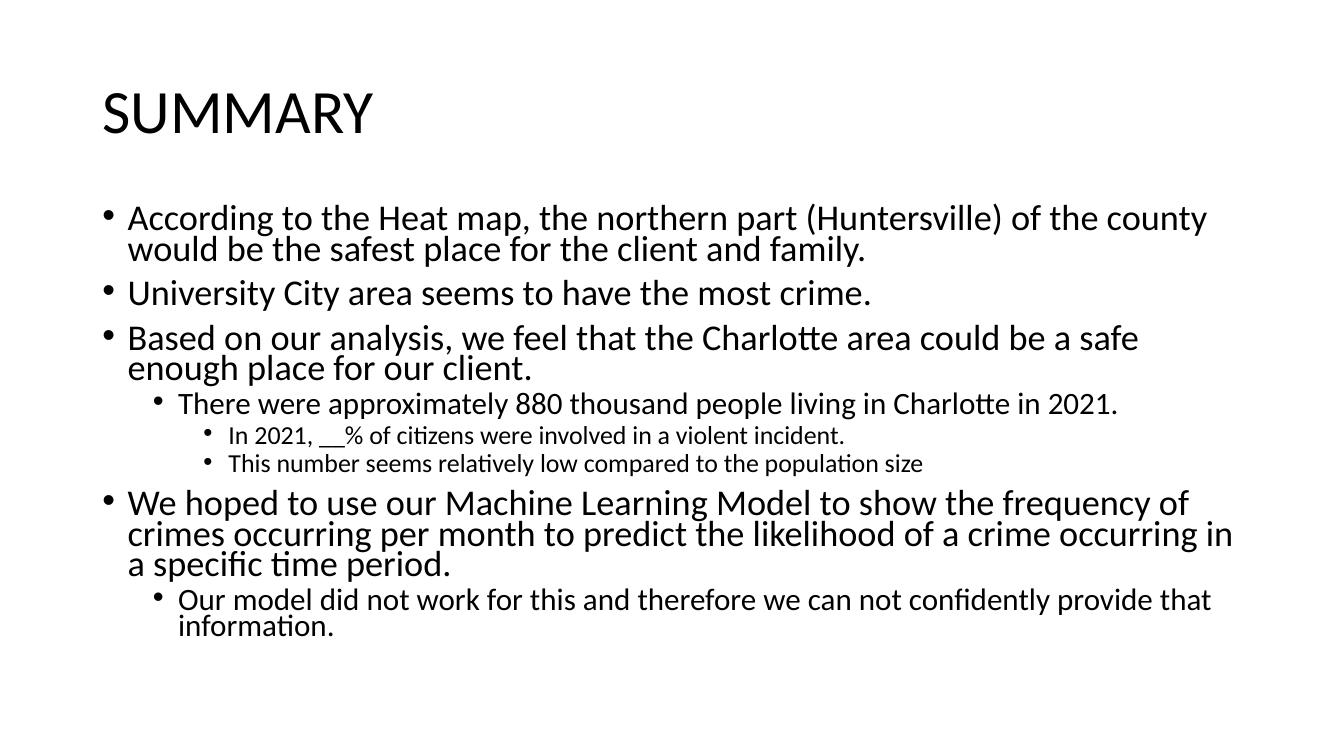
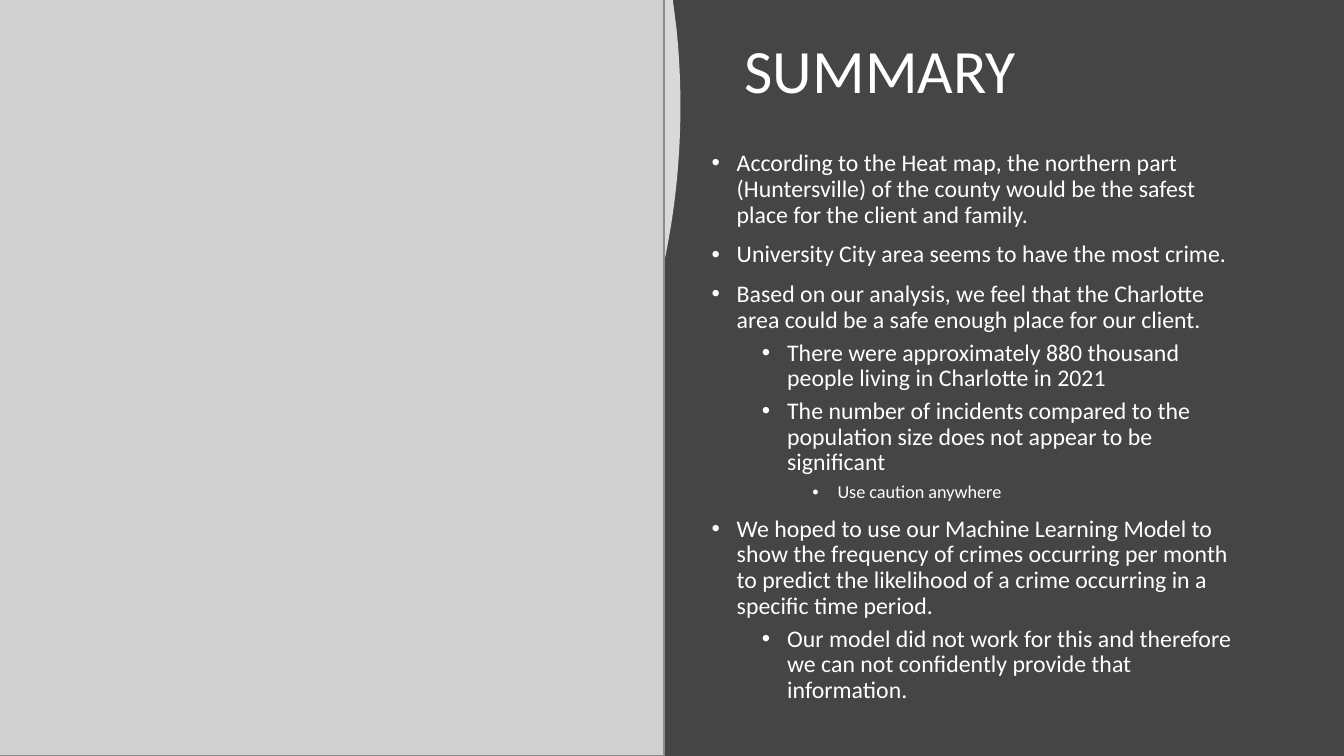
Before and after one commit to Kcav18/Final_Project, a slide deck: slide 9 of Final Presentation.pptx. Drawn at 1344x756 pixels with LibreOffice and Linux fonts; fonts in the diff are those of the drawing; grey boxes stand for pictures. Boxes give left, top, right and bottom in pixels: in the first picture for what was removed or moved away, otherwise in the second. Text is boxed around its words. In the diff, an @@ line names an element or a change of style, - is before the commit and + after.

```diff
--- a/Final Presentation.pptx
+++ b/Final Presentation.pptx
@@ background #FFFFFF to #454545 @@
@@ freeform shape added at [0,0,681,756], fill #FFFFFF at 80% opacity @@
@@ picture added at [0,0,664,756] @@
@@ title "SUMMARY": place and size @@
-title "SUMMARY" at [102,93,373,134]
+title "SUMMARY" at [745,53,1016,94]
@@ title "SUMMARY" at [745,53,1016,94]: text colour #000000 to #FFFFFF @@
@@ text "According to the Heat map, ...": place and size @@
-text "According to the Heat map, ..." at [128,203,1233,637]
+text "According to the Heat map, ..." at [737,154,1231,698]
@@ text at [737,154,1231,698]: size 25.9 to 17 pt in "According to the Heat map, the northern ...", "University City area seems to have the ...", "Based on our analysis, we feel that ...", "We hoped to use our Machine Learning ..."; text colour #000000 to #FFFFFF in "According to the Heat map, the northern ...", "University City area seems to have the ...", "Based on our analysis, we feel that ...", "We hoped to use our Machine Learning ..." and 1 more places; size 22.2 to 17 pt in "Our model did not work for this ..."; line spacing 0.7 to 0.9 @@
@@ text at [787,344,1190,501]: text changed; size 18.5 to 17 pt; text colour #000000 to #FFFFFF @@
-  • There were approximately 880 thousand people living in Charlotte in 2021.
-    • In 2021, __% of citizens were involved in a violent incident.
-    • This number seems relatively low compared to the population size
+  • There were approximately 880 thousand people living in Charlotte in 2021
+  • The number of incidents compared to the population size does not appear to be significant
+    • Use caution anywhere
```
Also in this commit, not shown: 8 other slides changed.
